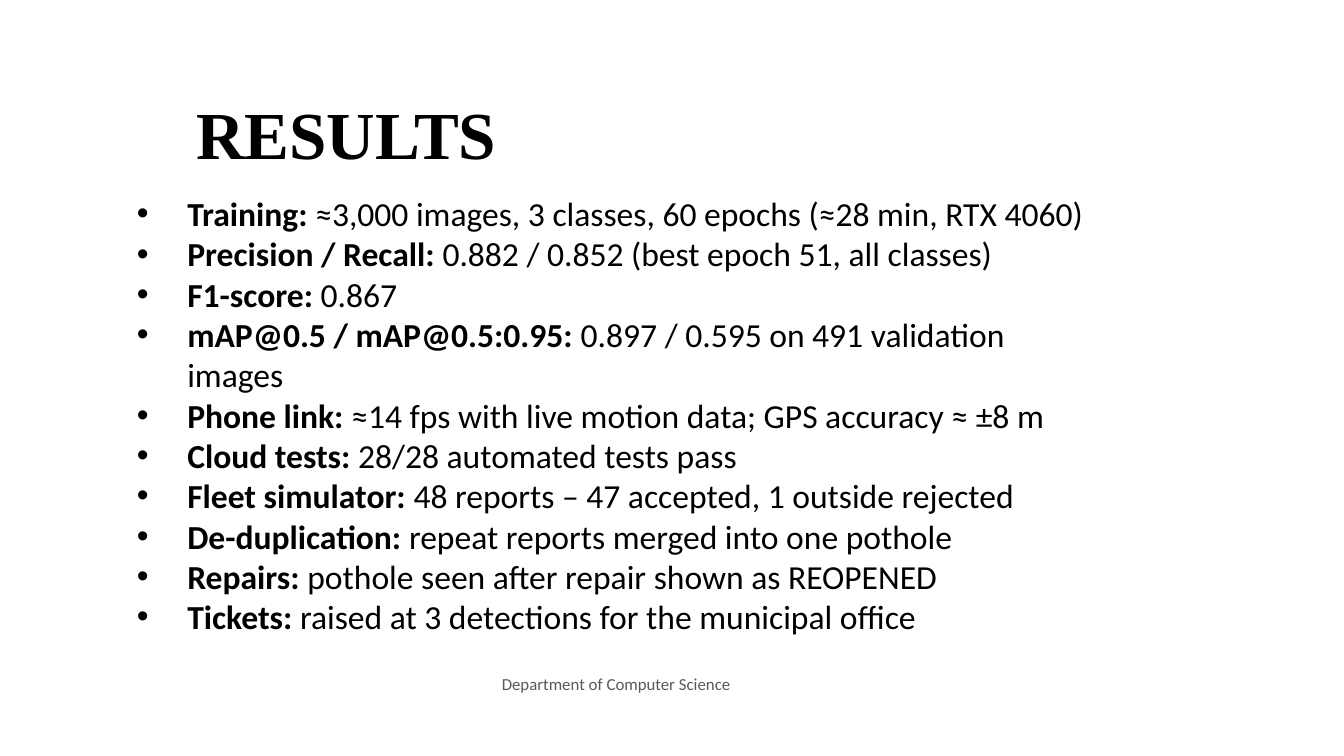
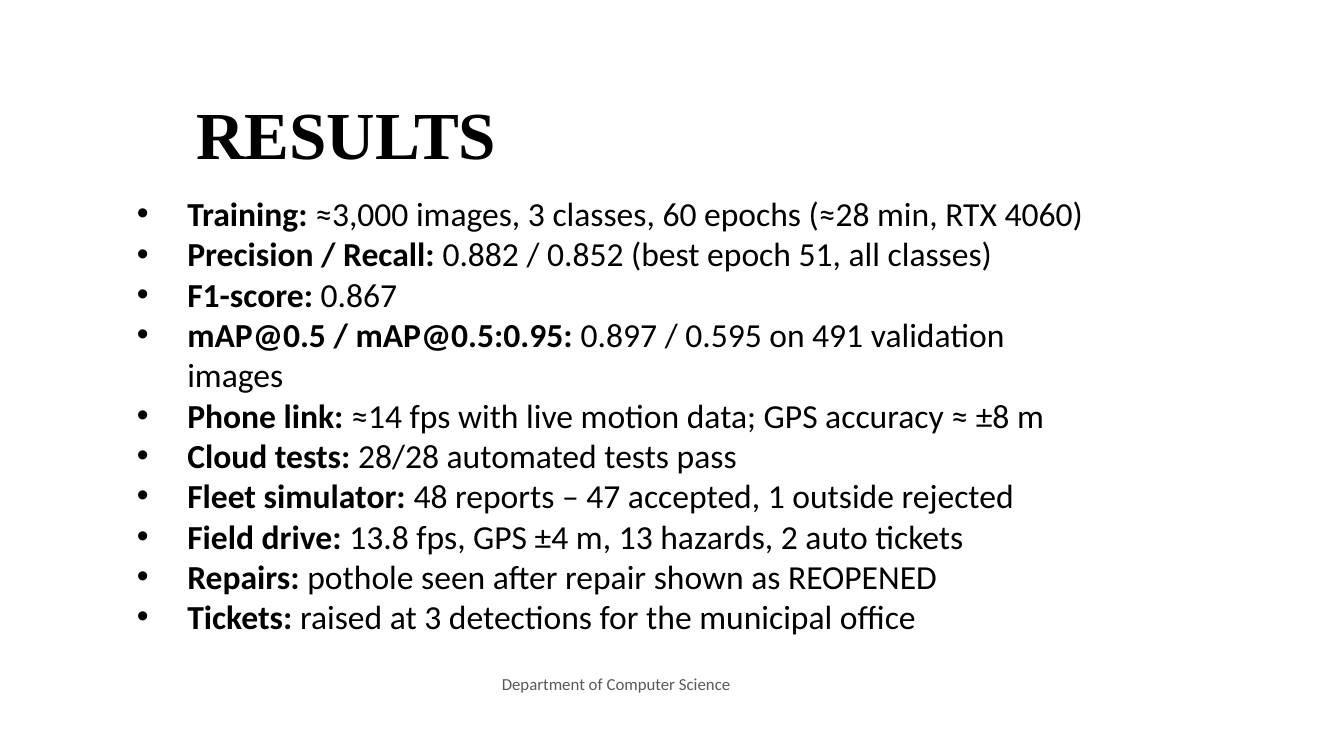
Before and after one commit to SriCharanReddy-B/EcoRoads, a slide deck: slide 16 of EcoRoads_corrected.pptx. Drawn at 1344x756 pixels with LibreOffice and Linux fonts; fonts in the diff are those of the drawing; background and template pictures are left out. Boxes give left, top, right and bottom in pixels: in the first picture for what was removed or moved away, otherwise in the second. Text is boxed around its words. In the diff, an @@ line names an element or a change of style, - is before the commit and + after.

```diff
--- a/EcoRoads_corrected.pptx
+++ b/EcoRoads_corrected.pptx
@@ text at bbox=[187, 525, 963, 555]: text changed @@
-• De-duplication: repeat reports merged into one pothole
+• Field drive: 13.8 fps, GPS ±4 m, 13 hazards, 2 auto tickets
```
Also in this commit, not shown: 2 other slides changed, 2 slides added, 1 slide removed, 18 other files.
